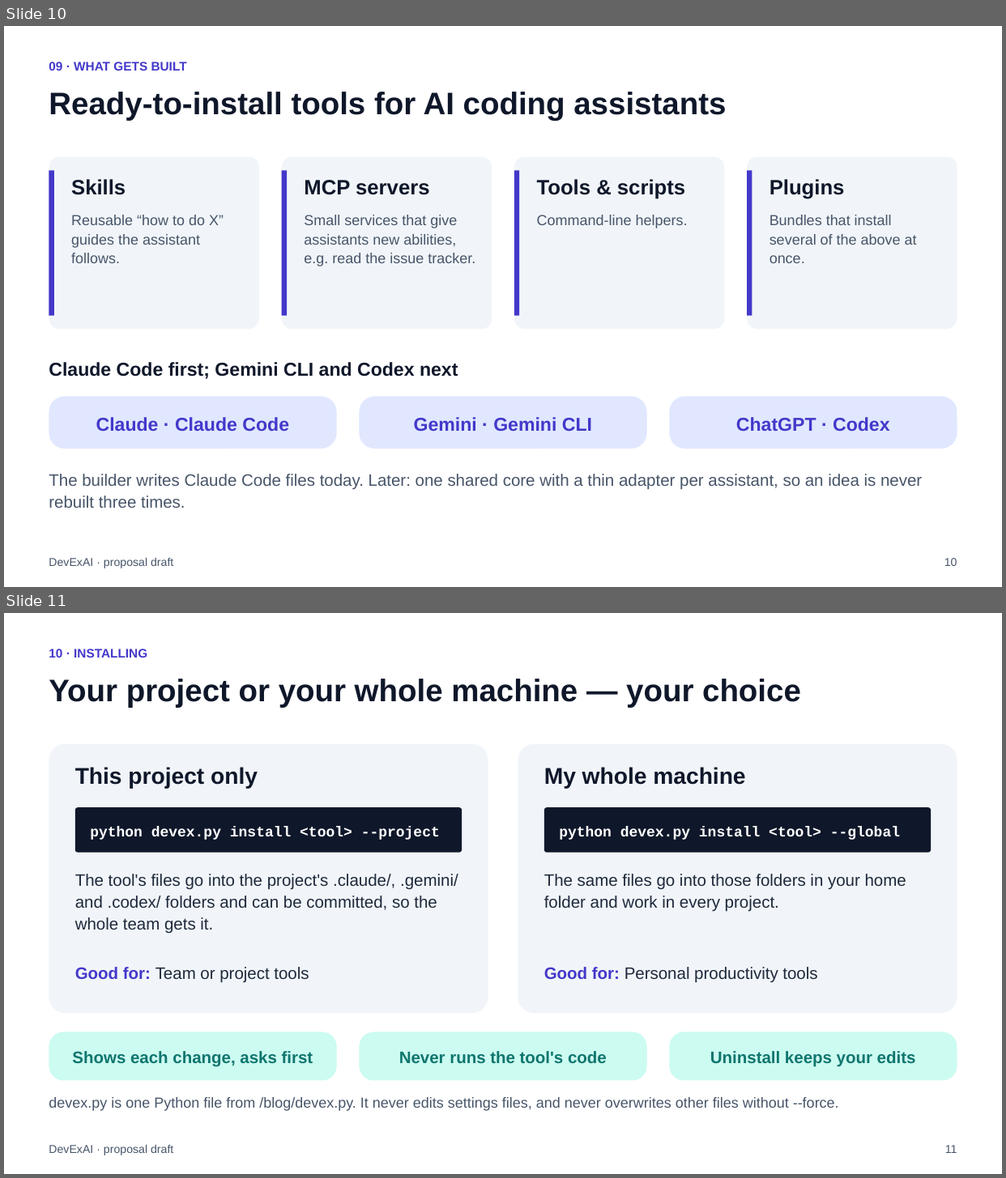
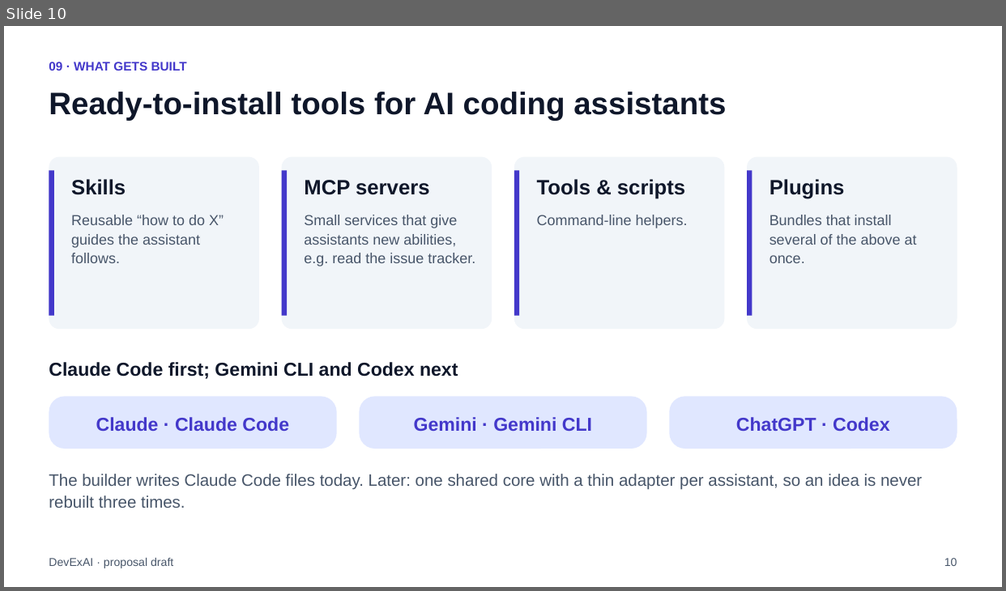
Before and after one commit to raghavsatyadev/DevExAI, a slide deck: DevExAI.pptx. Shown one above the other, each under a label of ours: slides 10 and 11 before the commit, slide 10 after it. The pictures are 1006x1178 and 1006x591 pixels, drawn with LibreOffice and Linux fonts; fonts in the diff are those of the drawing. Boxes give left, top, right and bottom in pixels: in the first picture for what was removed or moved away, otherwise in the second. Text is boxed around its words. In the diff, an @@ line names an element or a change of style, - is before the commit and + after.

```diff
--- a/DevExAI.pptx
+++ b/DevExAI.pptx
@@ slide 11 removed at (4, 613, 1002, 1174), background #FFFFFF @@
@@ text removed at (49, 649, 147, 658) @@
-10 · INSTALLING
@@ text removed at (49, 679, 801, 708) @@
-Your project or your whole machine — your choice
@@ rounded rectangle removed at (49, 744, 488, 1013) @@
@@ rounded rectangle removed at (518, 744, 957, 1013) @@
@@ text removed at (75, 767, 258, 789) @@
-This project only
@@ text removed at (544, 767, 745, 789) @@
-My whole machine
@@ rounded rectangle removed at (75, 807, 462, 853) @@
@@ text removed at (90, 826, 440, 840) @@
-python devex.py install <tool> --project
@@ rounded rectangle removed at (544, 807, 931, 853) @@
@@ text removed at (559, 826, 900, 840) @@
-python devex.py install <tool> --global
@@ text removed at (75, 874, 458, 934) @@
-The tool's files go into the project's .claude/, .gemini/ and .codex/ folders and can be committed, so the whole team gets it.
@@ text removed at (544, 874, 906, 912) @@
-The same files go into those folders in your home folder and work in every project.
@@ text removed at (75, 967, 309, 983) @@
-Good for: Team or project tools
@@ text removed at (544, 967, 817, 983) @@
-Good for: Personal productivity tools
@@ rounded rectangle removed at (49, 1033, 336, 1081) @@
@@ rounded rectangle removed at (359, 1033, 646, 1081) @@
@@ rounded rectangle removed at (670, 1033, 957, 1081) @@
@@ text removed at (72, 1051, 313, 1067) @@
-Shows each change, asks first
@@ text removed at (399, 1051, 607, 1063) @@
-Never runs the tool's code
@@ text removed at (710, 1051, 916, 1067) @@
-Uninstall keeps your edits
@@ text removed at (49, 1097, 839, 1111) @@
-devex.py is one Python file from /blog/devex.py. It never edits settings files, and never overwrites other files without --force.
@@ text removed at (49, 1144, 173, 1156) @@
-DevExAI · proposal draft
@@ text removed at (945, 1145, 957, 1153) @@
-11
```
Also in this commit, not shown: 1 slide added, 1 other file.
